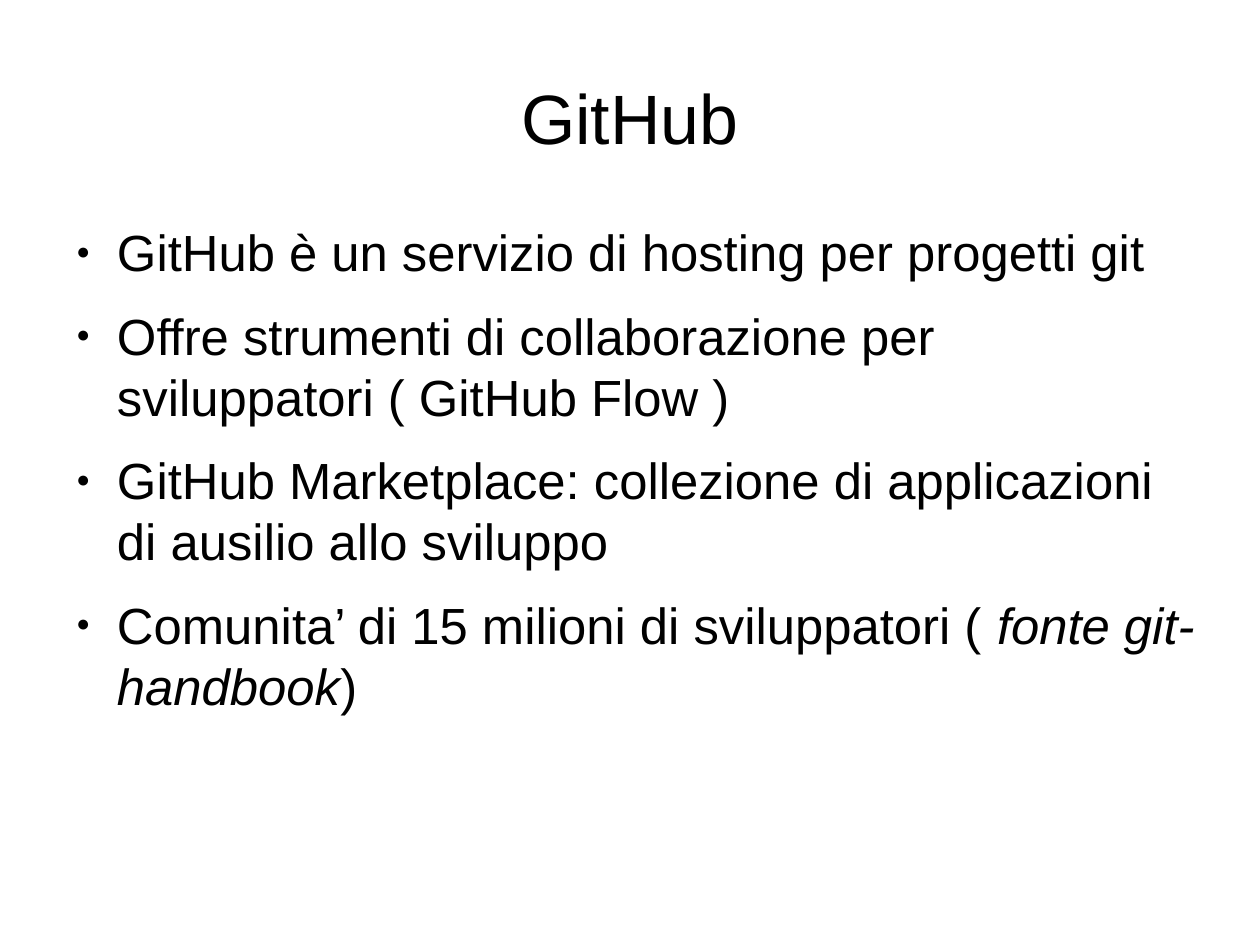
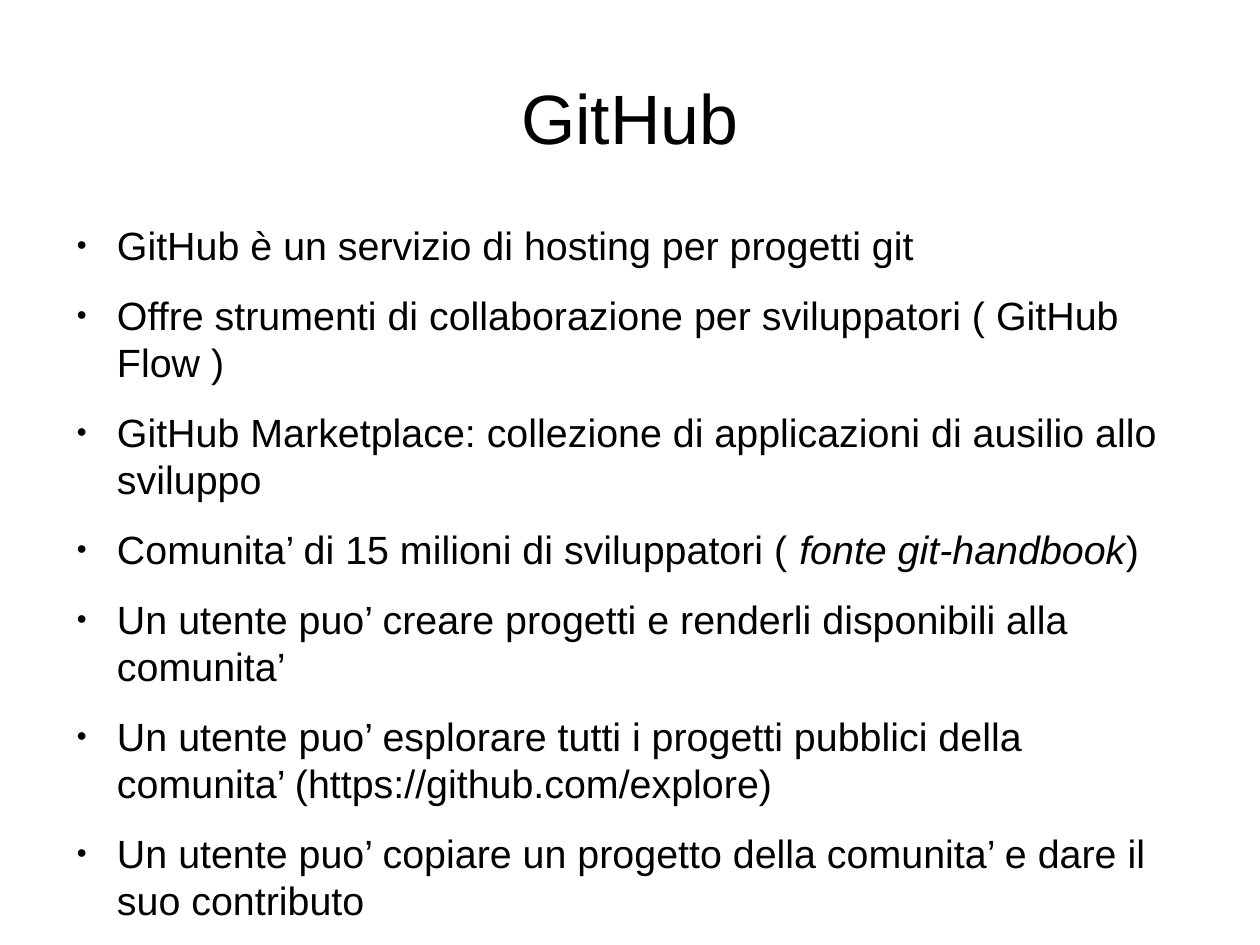
Before and after one commit to lucamariani/corso_diapositive, a slide deck: slide 1 of github.odp. Drawn at 1260x945 pixels with LibreOffice and Linux fonts; fonts in the diff are those of the drawing. Boxes give left, top, right and bottom in pixels: in the first picture for what was removed or moved away, otherwise in the second. Text is boxed around its words. In the diff, an @@ line names an element or a change of style, - is before the commit and + after.

Commit message:
adding more github info

```diff
--- a/github.odp
+++ b/github.odp
@@ text at bbox=[117, 231, 1156, 572]: size 32 to 24.8 pt in "GitHub è un servizio di hosting per ...", "Offre strumenti di collaborazione per sviluppatori ( ...", "GitHub Marketplace: collezione di applicazioni di ausilio ...", "Comunita’ di 15 milioni di sviluppatori ( ..." @@
@@ text at bbox=[117, 605, 1145, 916]: paragraphs added @@
+● Un utente puo’ creare progetti e renderli disponibili alla comunita’
+● Un utente puo’ esplorare tutti i progetti pubblici della comunita’ (https://github.com/explore)
+● Un utente puo’ copiare un progetto della comunita’ e dare il suo contributo
```
Also in this commit, not shown: 4 other slides changed, 1 other file.
